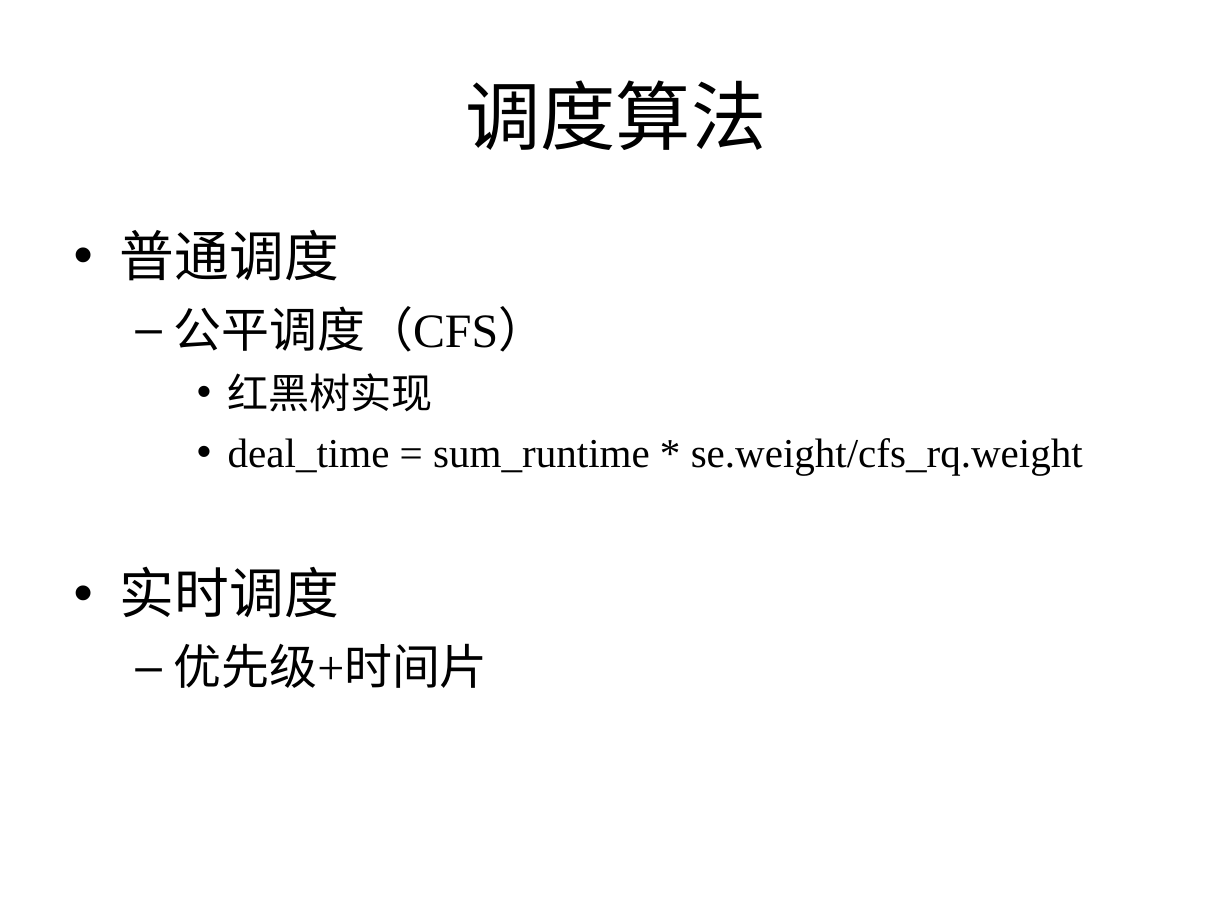
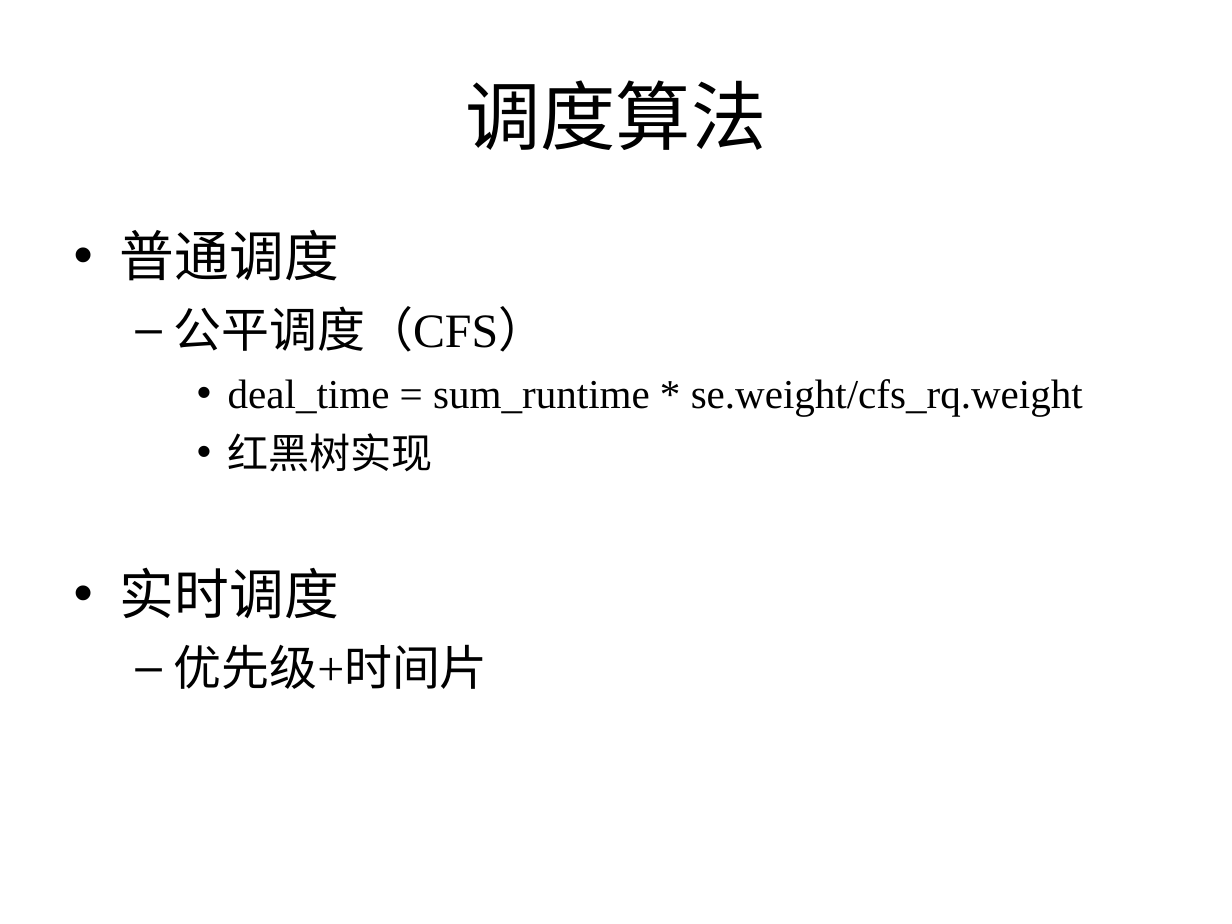
Before and after one commit to Winddoing/embedded_linux_notes, a slide deck: slide 33 of doc/进程调度/进程调度.ppt (slide 41 before the commit). Drawn at 1232x924 pixels with LibreOffice and Linux fonts; fonts in the diff are those of the drawing. Boxes give left, top, right and bottom in pixels: in the first picture for what was removed or moved away, otherwise in the second. Text is boxed around its words. In the diff, an @@ line names an element or a change of style, - is before the commit and + after.

```diff
--- a/doc/进程调度/进程调度.ppt
+++ b/doc/进程调度/进程调度.ppt
@@ text at <box>228,379,1083,416</box>: paragraph added @@
+    • deal_time = sum_runtime * se.weight/cfs_rq.weight
@@ text at <box>228,438,1083,475</box>: paragraph removed @@
-    • deal_time = sum_runtime * se.weight/cfs_rq.weight
```
Also in this commit, not shown: 5 other slides changed, 3 slides added, 11 slides removed, 2 other files.
